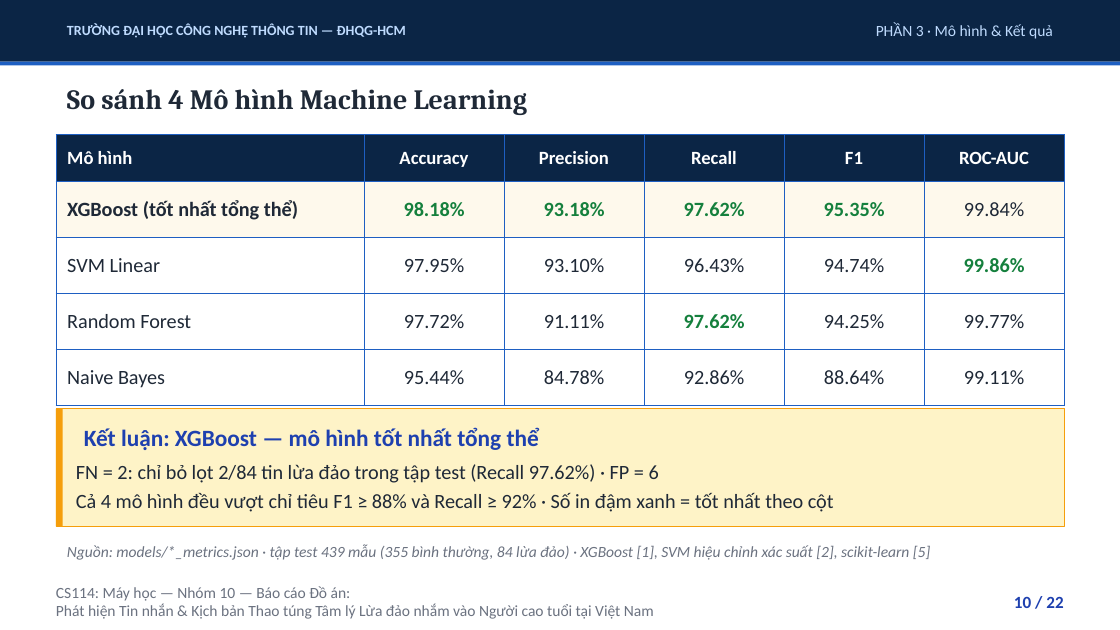
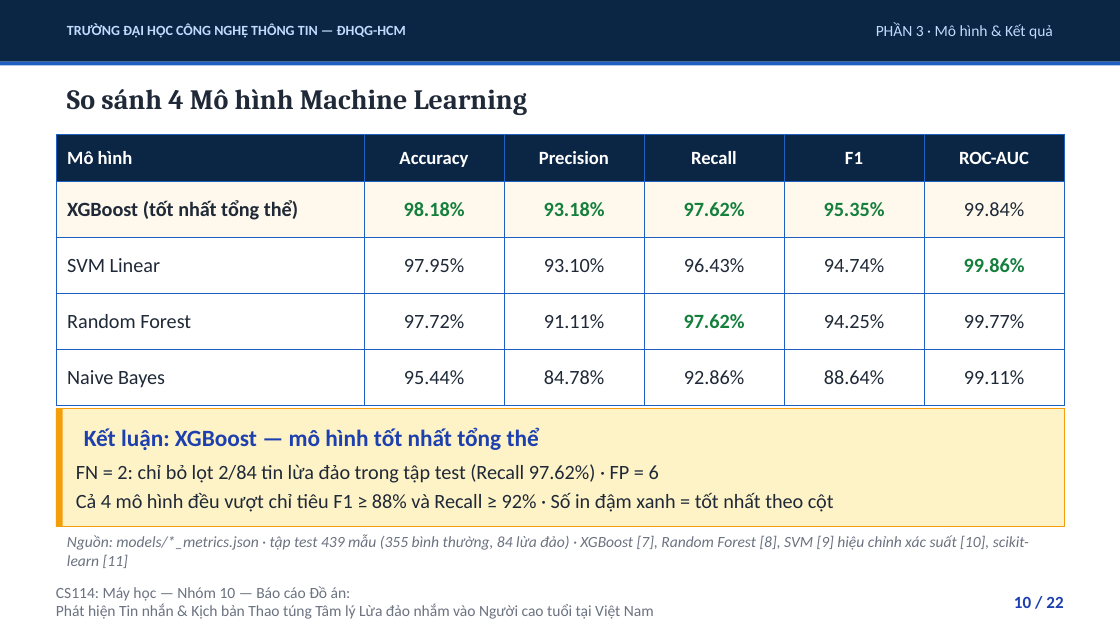
Before and after one commit to uit-25730067-chithanh/CS114-Team10-Elderly-Scam-Detection, a slide deck: slide 10 of draft/scam-detection/reports/slides/phase09_presentation.pptx. Drawn at 1120x630 pixels with LibreOffice and Linux fonts; fonts in the diff are those of the drawing. Boxes give left, top, right and bottom in pixels: in the first picture for what was removed or moved away, otherwise in the second. Text is boxed around its words. In the diff, an @@ line names an element or a change of style, - is before the commit and + after.

```diff
--- a/draft/scam-detection/reports/slides/phase09_presentation.pptx
+++ b/draft/scam-detection/reports/slides/phase09_presentation.pptx
@@ text at (x1=67, y1=534, x2=1029, y2=568): text changed @@
-Nguồn: models/*_metrics.json · tập test 439 mẫu (355 bình thường, 84 lừa đảo) · XGBoost [1], SVM hiệu chỉnh xác suất [2], scikit-learn [5]
+Nguồn: models/*_metrics.json · tập test 439 mẫu (355 bình thường, 84 lừa đảo) · XGBoost [7], Random Forest [8], SVM [9] hiệu chỉnh xác suất [10], scikit-learn [11]
```
Also in this commit, not shown: 7 other slides changed, 1 other file.
